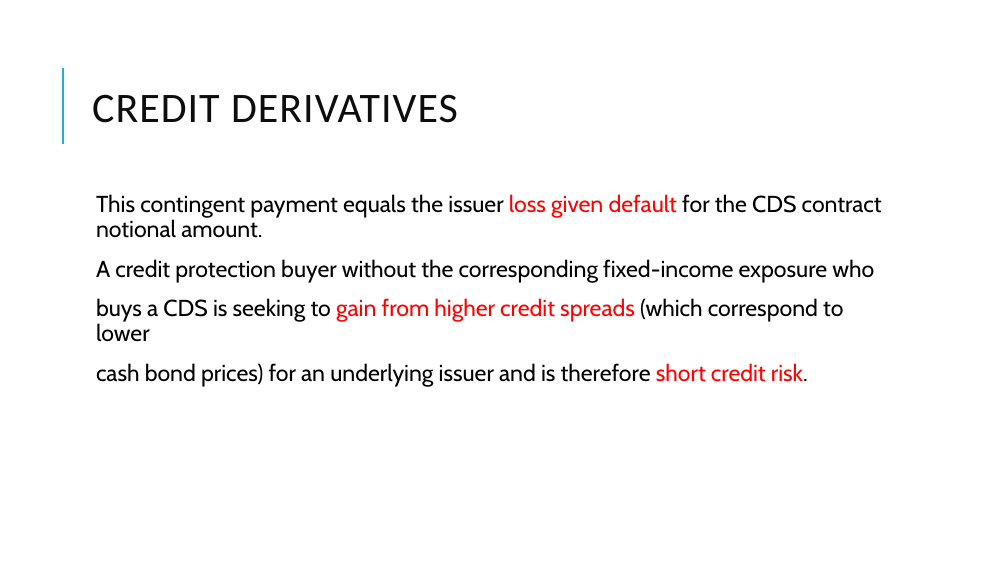
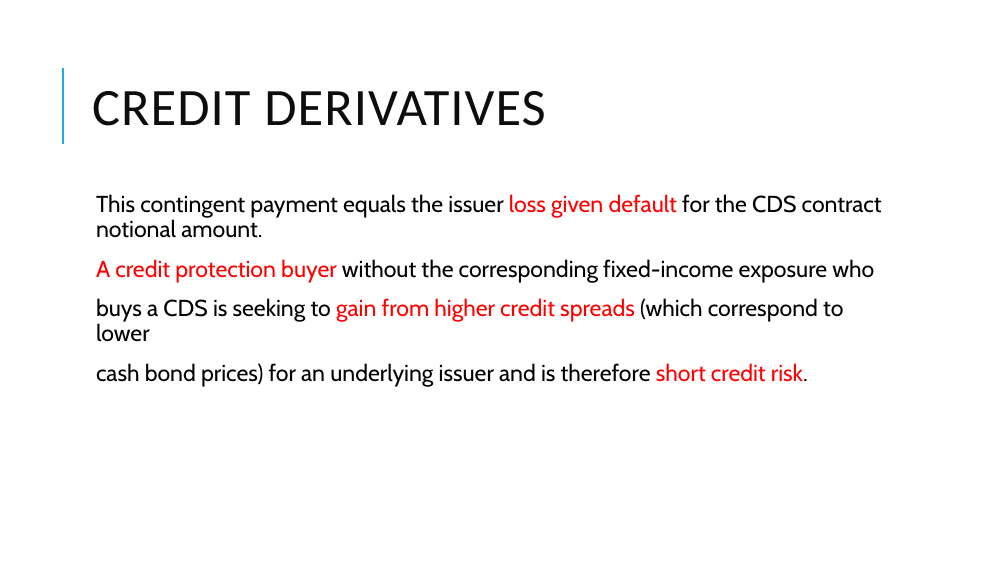
Before and after one commit to Isco0530/data, a slide deck: slide 48 of Derivatives.pptx. Drawn at 1008x567 pixels with LibreOffice and Linux fonts; fonts in the diff are those of the drawing; background and template pictures are left out. Boxes give left, top, right and bottom in pixels: in the first picture for what was removed or moved away, otherwise in the second. Text is boxed around its words. In the diff, an @@ line names an element or a change of style, - is before the commit and + after.

```diff
--- a/Derivatives.pptx
+++ b/Derivatives.pptx
@@ title "CREDIT DERIVATIVES" at [92, 91, 545, 126]: size 40 to 50 pt @@
@@ text at [96, 259, 874, 283]: text colour #000000 to #FF0000 in "A credit protection buyer" @@
```
Also in this commit, not shown: 12 other slides changed.
